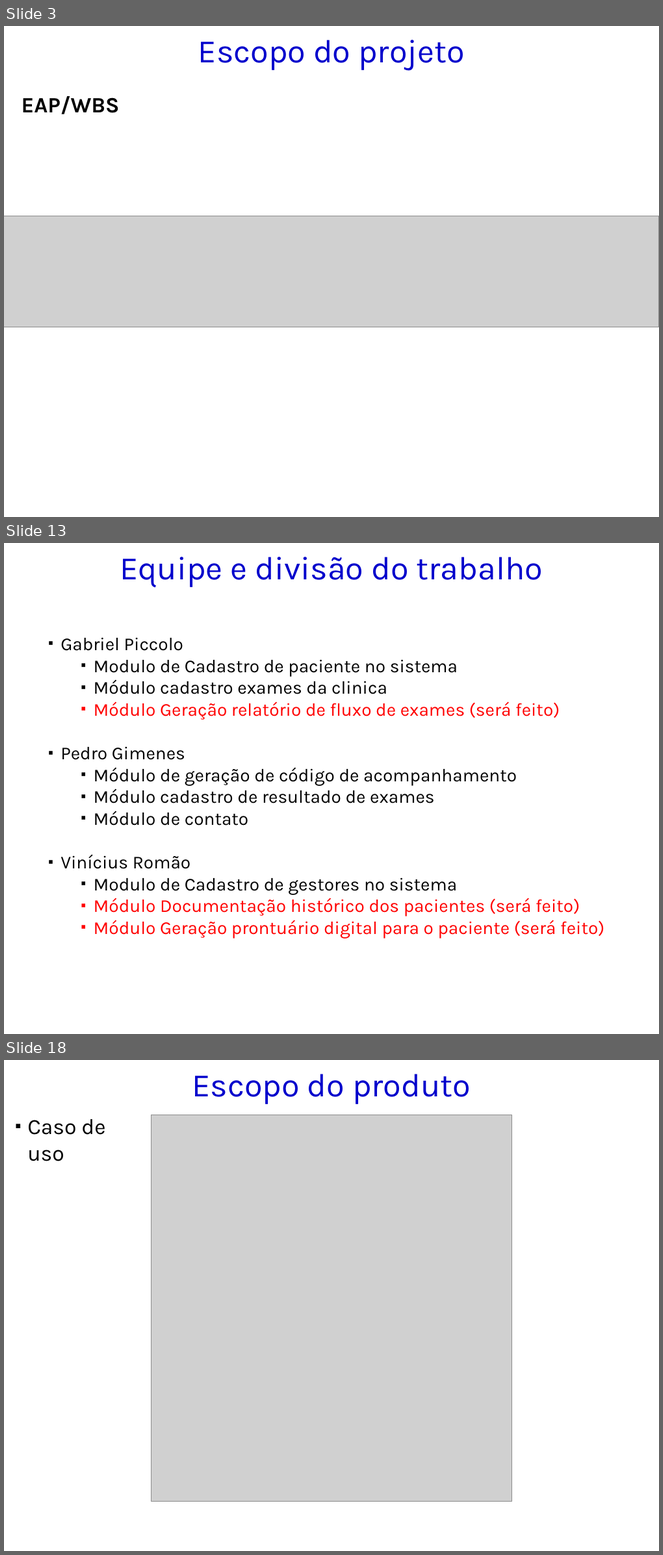
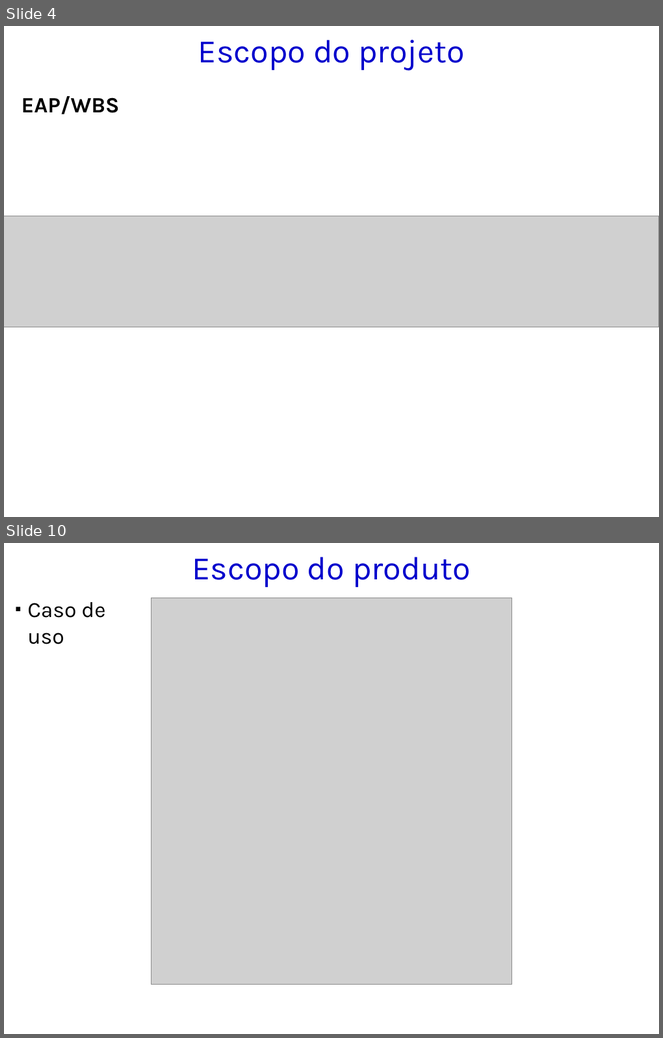
Before and after one commit to kokmz/TCCHUE, a slide deck: GPS_2014_Modelo de Apresentação_Entrega 2.pptx. Shown one above the other, each under a label of ours: slides 3, 13 and 18 before the commit, slides 4 and 10 after it; the slides between them are not shown. The pictures are 663x1555 and 663x1038 pixels, drawn with LibreOffice and Linux fonts; fonts in the diff are those of the drawing; grey boxes stand for pictures; background and template pictures are left out. Boxes give left, top, right and bottom in pixels: in the first picture for what was removed or moved away, otherwise in the second. Text is boxed around its words. In the diff, an @@ line names an element or a change of style, - is before the commit and + after.

```diff
--- a/GPS_2014_Modelo de Apresentação_Entrega 2.pptx
+++ b/GPS_2014_Modelo de Apresentação_Entrega 2.pptx
@@ slide 13 removed at (4,543,659,1034), background picture (left out) @@
@@ title removed at (120,557,543,588) @@
-Equipe e divisão do trabalho
@@ text removed at (61,637,605,939) @@
-    ▪ Gabriel Piccolo
-      ▪ Modulo de Cadastro de paciente no sistema
-      ▪ Módulo cadastro exames da clinica
-      ▪ Módulo Geração relatório de fluxo de exames (será feito)
-    ▪ Pedro Gimenes
-      ▪ Módulo de geração de código de acompanhamento
-      ▪ Módulo cadastro de resultado de exames
-      ▪ Módulo de contato
-    ▪ Vinícius Romão
-      ▪ Modulo de Cadastro de gestores no sistema
-      ▪ Módulo Documentação histórico dos pacientes (será feito)
-      ▪ Módulo Geração prontuário digital para o paciente (será feito)
@@ what was slide 3 is now slide 4 @@
@@ what was slide 18 is now slide 10 @@
```
Also in this commit, not shown: 3 slides changed, 5 slides added, 21 other slides removed.
